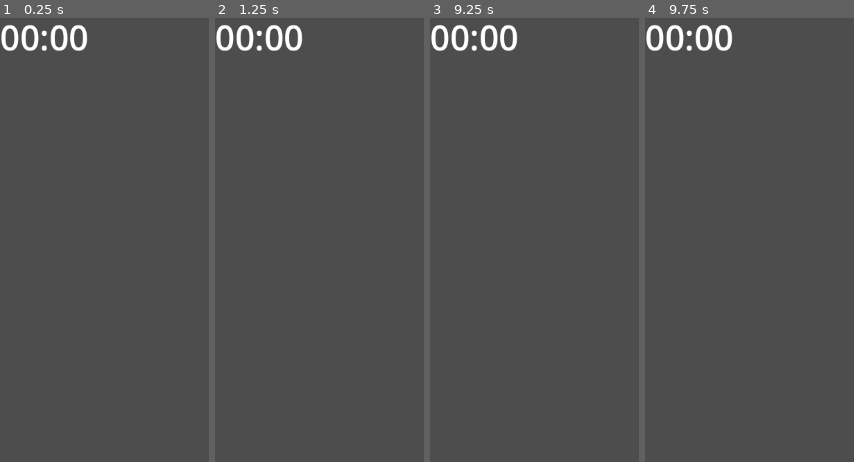
Above: before the commit, frames 1-4 (left to right).
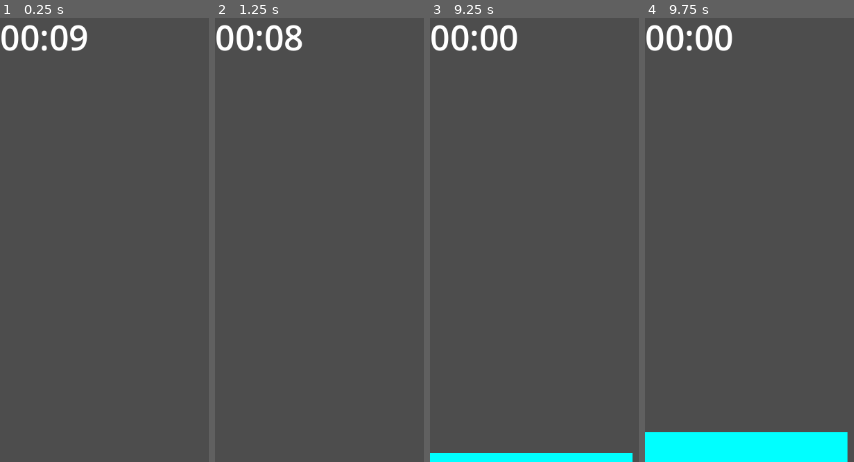
Above: after the commit, the same moments.

Repository: Paradox694/Aerial-Survivor
Game: Godot game, scene res://Main.tscn
Two runs of this game, one before a commit and one after it. Both use one fixed random seed, a clock stepped at 60 frames per second and the inputs below.
Inputs:
- Up to frame 1 (0.25 s): no input
- Up to frame 2 (1.25 s): tap Enter at 0.5 s
- Up to frame 3 (9.25 s): tap Space at 2, 3.5, 5.75 s; tap Enter at 2.75, 5 s
- Up to frame 4 (9.75 s): no input

The runs differ from the first frame. In frame 1, 0.2% of the frame differs, in the area x 33-42%, y 1-8%; in frame 2, 0.2%; in frame 3, 2.0%; in frame 4, 6.6%, in the area x 0-98%, y 93-100%.

Commit message:
Fixed Merger Errors

Diff:
--- a/Main.tscn
+++ b/Main.tscn
@@ -1,14 +1,14 @@
-[gd_scene load_steps=3 format=3 uid="uid://d0gexhl8kqr0p"]
+[gd_scene load_steps=3 format=3 uid="uid://dawmri5ybvyac"]
 
-[ext_resource type="PackedScene" uid="uid://dxgs7a0ibnxlq" path="res://Timer/Water_timer.tscn" id="1_t1tng"]
-[ext_resource type="PackedScene" uid="uid://csja2p1corfmn" path="res://Water/Water.tscn" id="2_blj3i"]
+[ext_resource type="PackedScene" uid="uid://csja2p1corfmn" path="res://Water/Water.tscn" id="1_dtgib"]
+[ext_resource type="PackedScene" uid="uid://dxgs7a0ibnxlq" path="res://Timer/Water_timer.tscn" id="2_fw2ar"]
 
 [node name="Node2D" type="Node2D"]
 
-[node name="WaterTimer" parent="." instance=ExtResource("1_t1tng")]
+[node name="Water" parent="." instance=ExtResource("1_dtgib")]
+position = Vector2(0, 650)
 
-[node name="Water" parent="." instance=ExtResource("2_blj3i")]
-position = Vector2(0, 648)
+[node name="WaterTimer" parent="." instance=ExtResource("2_fw2ar")]
 
+[connection signal="stop" from="Water" to="WaterTimer" method="_on_water_stop"]
 [connection signal="rise" from="WaterTimer" to="Water" method="_on_water_timer_rise"]
-[connection signal="stop" from="Water" to="WaterTimer" method="_on_water_stop"]
--- a/Timer/WaterTimer.gd
+++ b/Timer/WaterTimer.gd
@@ -22,4 +22,4 @@
 func _on_water_stop():
 	label.text = "Done"
 	if(label.text == "Done"):
-		timer.wait_time = 3600.0
+		timer.wait_time = 86400.0
--- a/Timer/Water_timer.tscn
+++ b/Timer/Water_timer.tscn
@@ -12,4 +12,4 @@
 text = "00:00"
 
 [node name="Timer" type="Timer" parent="."]
-wait_time = 60.0
+wait_time = 10.0
--- a/Water.tscn
+++ /dev/null
@@ -1,12 +0,0 @@
-[gd_scene load_steps=2 format=3 uid="uid://csja2p1corfmn"]
-
-[ext_resource type="Script" path="res://Water.gd" id="1_o4bpe"]
-
-[node name="Water" type="AnimatableBody2D"]
-script = ExtResource("1_o4bpe")
-
-[node name="Polygon2D" type="Polygon2D" parent="."]
-color = Color(0, 1, 1, 1)
-polygon = PackedVector2Array(0, 1, 1153, 1, 1152, 645, -2, 647)
-
-[node name="CollisionPolygon2D" type="CollisionPolygon2D" parent="."]
--- a/Water_timer.tscn
+++ /dev/null
@@ -1,15 +0,0 @@
-[gd_scene load_steps=2 format=3 uid="uid://dxgs7a0ibnxlq"]
-
-[ext_resource type="Script" path="res://WaterTimer.gd" id="1_emmx3"]
-
-[node name="WaterTimer" type="Node"]
-script = ExtResource("1_emmx3")
-
-[node name="Label" type="Label" parent="."]
-offset_right = 141.0
-offset_bottom = 75.0
-theme_override_font_sizes/font_size = 50
-text = "00:00"
-
-[node name="Timer" type="Timer" parent="."]
-wait_time = 60.0
